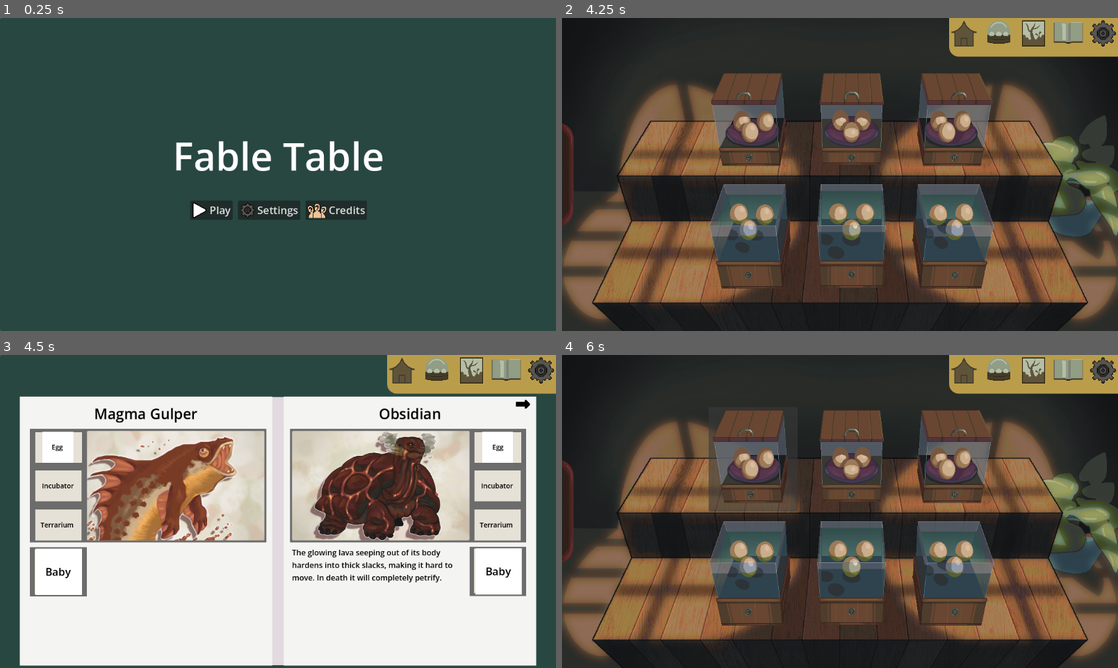
Above: before the commit, frames 1-4 (two rows, left to right).
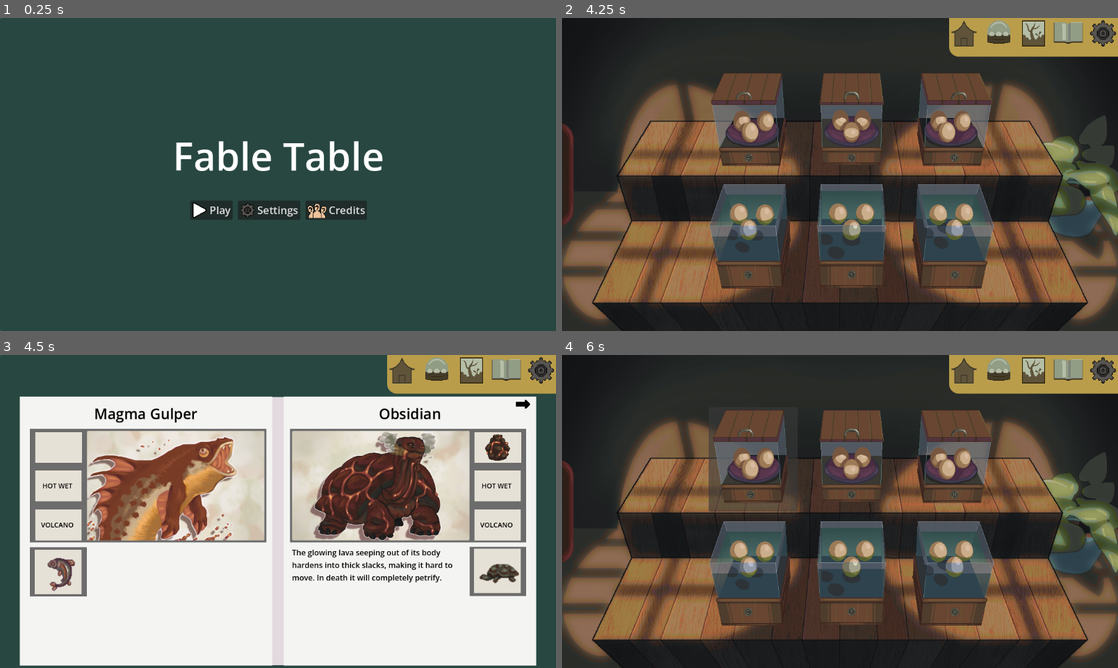
Above: after the commit, the same moments.

Repository: FrostyEmby/cafe-dot-secret-ingredient
Game: Godot game, scene res://scenes/main_menu.tscn
Same seed, same stepped clock (60 frames per second), same inputs: the game is played once before the commit and once after it. Sound files missing from this copy of the repository are replaced by a short silence.
Inputs (mouse positions are in pixels of both pictures, inside the frame that each line leads up to):
- Up to frame 1 (0.25 s): no input
- Up to frame 2 (4.25 s): click "Play" at 0.5 s; click (1001, 36) at 1.25 s; click (1001, 36) at 2 s; click (1034, 36) at 2.75 s; click (1001, 36) at 3.5 s
- Up to frame 3 (4.5 s): click (505, 373) at 4.25 s
- Up to frame 4 (6 s): click (1001, 373) at 5 s; click (751, 458) at 5.75 s

Frames 1-2 are identical in both runs. In frame 3, 3.9% of the frame differs, in the area x 6-94%, y 24-77%; in frame 4, nothing differs.

Commit message:
Removed Bestiary progression
I don't think it makes any sense to have the player roam completely aimlessly. Maybe the flavor text will change my mind

Diff:
--- a/scripts/bestiary.gd
+++ b/scripts/bestiary.gd
@@ -34,24 +34,24 @@
 	$"Left Page/Dynamic Text/Description".text = bestiary.creatures[page].description
 	$"Left Page/Adult Creature Picture".texture = bestiary.creatures[page].adult_detailed
 
-	if bestiary.creatures[page].previously_hatched:
-		$"Left Page/Incubator/Label".text = bestiary.creatures[page].hatchery.keys()[bestiary.creatures[page].incubator].replace("_", " ")
-		$"Left Page/Egg".texture = bestiary.creatures[page].egg
-		$"Left Page/Egg/Label".text = ""
-		$"Left Page/Baby Creature Picture".texture = bestiary.creatures[page].baby_sprite
-		$"Left Page/Baby Creature Picture/Label".text = ""
-	else:
-		$"Left Page/Incubator/Label".text = "Incubator"
-		$"Left Page/Egg".texture = Texture2D.new()
-		$"Left Page/Egg/Label".text = "Egg"
-		$"Left Page/Baby Creature Picture".texture = Texture2D.new()
-		$"Left Page/Baby Creature Picture/Label".text = "Baby"
+	#if bestiary.creatures[page].previously_hatched:
+	$"Left Page/Incubator/Label".text = bestiary.creatures[page].hatchery.keys()[bestiary.creatures[page].incubator].replace("_", " ")
+	$"Left Page/Egg".texture = bestiary.creatures[page].egg
+	$"Left Page/Egg/Label".text = ""
+	$"Left Page/Baby Creature Picture".texture = bestiary.creatures[page].baby_sprite
+	$"Left Page/Baby Creature Picture/Label".text = ""
+	#else:
+	#	$"Left Page/Incubator/Label".text = "Incubator"
+	#	$"Left Page/Egg".texture = Texture2D.new()
+	#	$"Left Page/Egg/Label".text = "Egg"
+	#	$"Left Page/Baby Creature Picture".texture = Texture2D.new()
+	#	$"Left Page/Baby Creature Picture/Label".text = "Baby"
 
-	if bestiary.creatures[page].previously_grown:
-		$"Left Page/Terrarium/Label".text = bestiary.creatures[page].habitat.keys()[bestiary.creatures[page].terrarium]
+	#if bestiary.creatures[page].previously_grown:
+	$"Left Page/Terrarium/Label".text = bestiary.creatures[page].habitat.keys()[bestiary.creatures[page].terrarium]
 
-	else:
-		$"Left Page/Terrarium/Label".text = "Terrarium"
+	#else:
+	#	$"Left Page/Terrarium/Label".text = "Terrarium"
 
 # Fill in right page
 func _fill_right():
@@ -66,23 +66,23 @@
 	$"Right Page/Dynamic Text/Description".text = bestiary.creatures[page+1].description
 	$"Right Page/Adult Creature Picture Area".texture = bestiary.creatures[page+1].adult_detailed
 
-	if bestiary.creatures[page+1].previously_hatched:
-		$"Right Page/Incubator/Label".text = bestiary.creatures[page+1].hatchery.keys()[bestiary.creatures[page].incubator].replace("_", " ")
-		$"Right Page/Egg".texture = bestiary.creatures[page+1].egg
-		$"Right Page/Egg/Label".text = ""
-		$"Right Page/Baby Creature Picture Area".texture = bestiary.creatures[page+1].baby_sprite
-		$"Right Page/Baby Creature Picture Area/Label".text = ""
-	else:
-		$"Right Page/Incubator/Label".text = "Incubator"
-		$"Right Page/Egg".texture = Texture2D.new()
-		$"Right Page/Egg/Label".text = "Egg"
-		$"Right Page/Baby Creature Picture Area".texture = Texture2D.new()
-		$"Right Page/Baby Creature Picture Area/Label".text = "Baby"
+	#if bestiary.creatures[page+1].previously_hatched:
+	$"Right Page/Incubator/Label".text = bestiary.creatures[page+1].hatchery.keys()[bestiary.creatures[page].incubator].replace("_", " ")
+	$"Right Page/Egg".texture = bestiary.creatures[page+1].egg
+	$"Right Page/Egg/Label".text = ""
+	$"Right Page/Baby Creature Picture Area".texture = bestiary.creatures[page+1].baby_sprite
+	$"Right Page/Baby Creature Picture Area/Label".text = ""
+	#else:
+	#	$"Right Page/Incubator/Label".text = "Incubator"
+	#	$"Right Page/Egg".texture = Texture2D.new()
+	#	$"Right Page/Egg/Label".text = "Egg"
+	#	$"Right Page/Baby Creature Picture Area".texture = Texture2D.new()
+	#	$"Right Page/Baby Creature Picture Area/Label".text = "Baby"
 
-	if bestiary.creatures[page+1].previously_grown:
-		$"Right Page/Terrarium/Label".text = bestiary.creatures[page+1].habitat.keys()[bestiary.creatures[page].terrarium]
-	else:
-		$"Right Page/Terrarium/Label".text = "Terrarium"
+	#if bestiary.creatures[page+1].previously_grown:
+	$"Right Page/Terrarium/Label".text = bestiary.creatures[page+1].habitat.keys()[bestiary.creatures[page].terrarium]
+	#else:
+	#	$"Right Page/Terrarium/Label".text = "Terrarium"
 
 
 func _flip_sound():
Not shown, changed: export_presets.cfg
Not shown, added: sound/sound effects/Place.wav.import
Not shown, added: sound/sound effects/Take.wav.import
